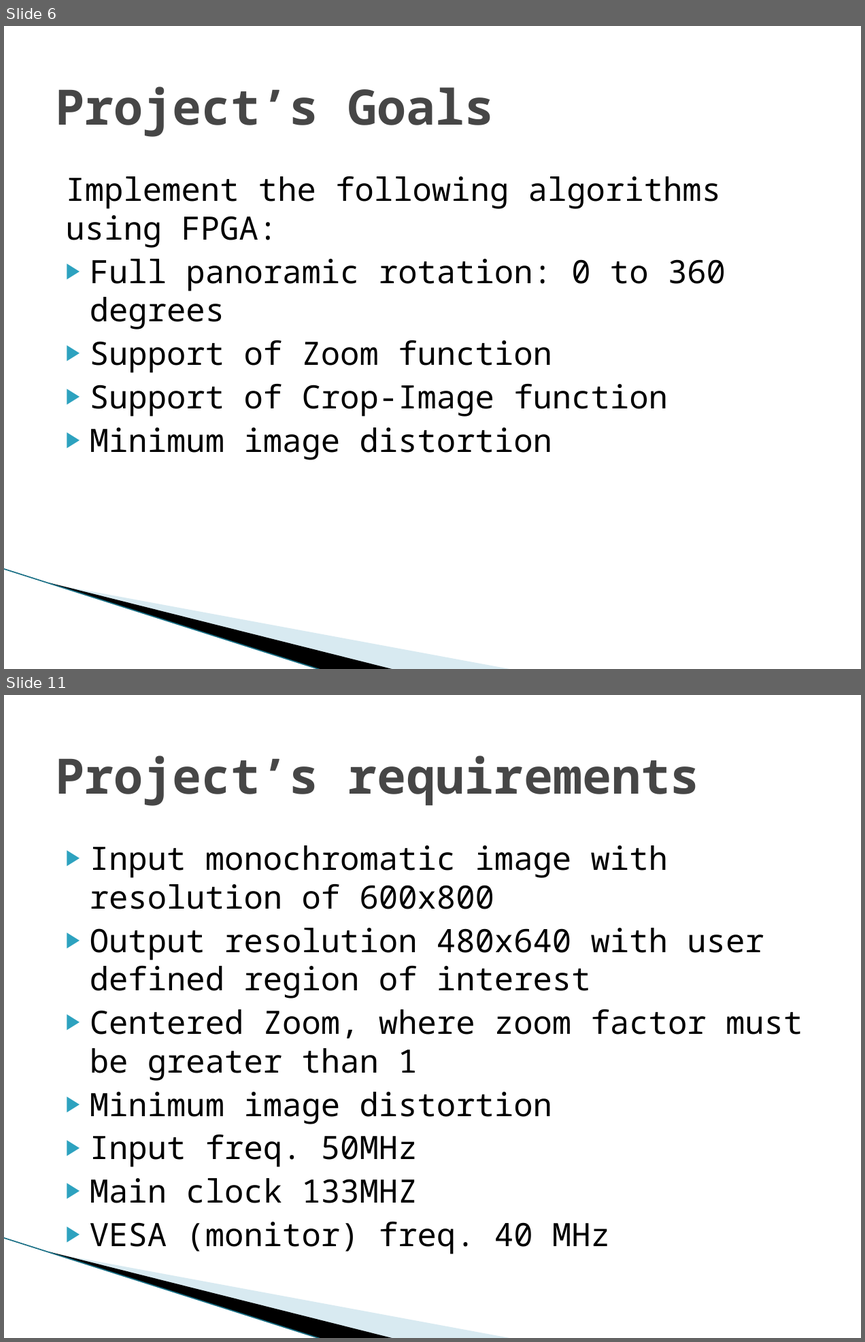
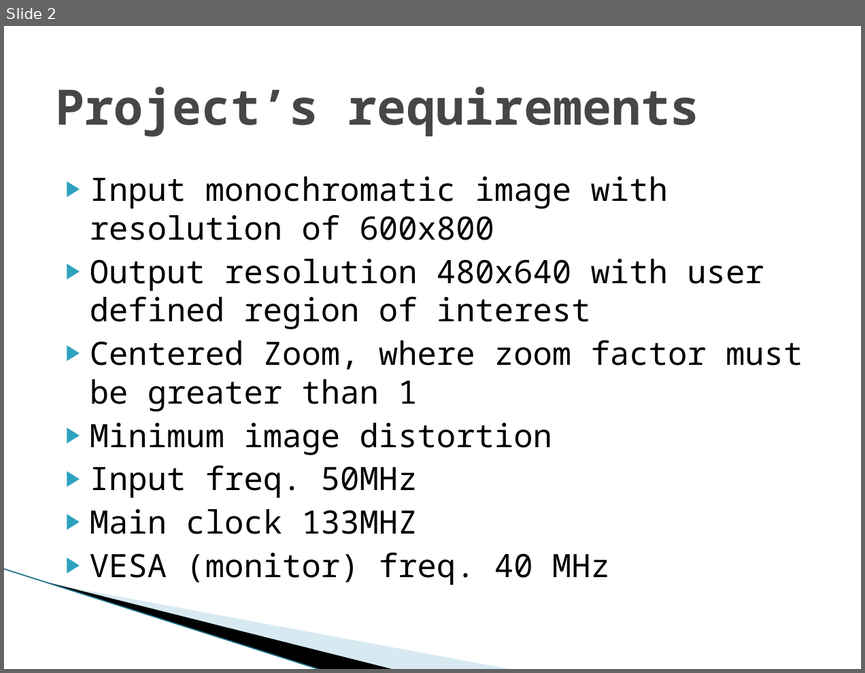
Before and after one commit to shizzz88/image-rotation-technion-ee, a slide deck: Presentation/Mid_Presentation.pptx. Shown one above the other, each under a label of ours: slides 6 and 11 before the commit, slide 2 after it; the slides between them are not shown. The pictures are 865x1342 and 865x673 pixels, drawn with LibreOffice and Linux fonts; fonts in the diff are those of the drawing; background and template pictures are left out. Boxes give left, top, right and bottom in pixels: in the first picture for what was removed or moved away, otherwise in the second. Text is boxed around its words. In the diff, an @@ line names an element or a change of style, - is before the commit and + after.

```diff
--- a/Presentation/Mid_Presentation.pptx
+++ b/Presentation/Mid_Presentation.pptx
@@ slide 6 removed at bbox=[4, 26, 861, 669], background #FFFFFF; not listed: 3 template elements that a slide beside it also shows @@
@@ title removed at bbox=[55, 87, 494, 137] @@
-Project’s Goals
@@ text removed at bbox=[66, 176, 725, 460] @@
-Implement the following algorithms using FPGA:
-▶ Full panoramic rotation: 0 to 360 degrees
-▶ Support of Zoom function
-▶ Support of Crop-Image function
-▶ Minimum image distortion
@@ what was slide 11 is now slide 2 @@
```
Also in this commit, not shown: 6 slides changed, 8 slides added, 17 other slides removed, 1 other file.
